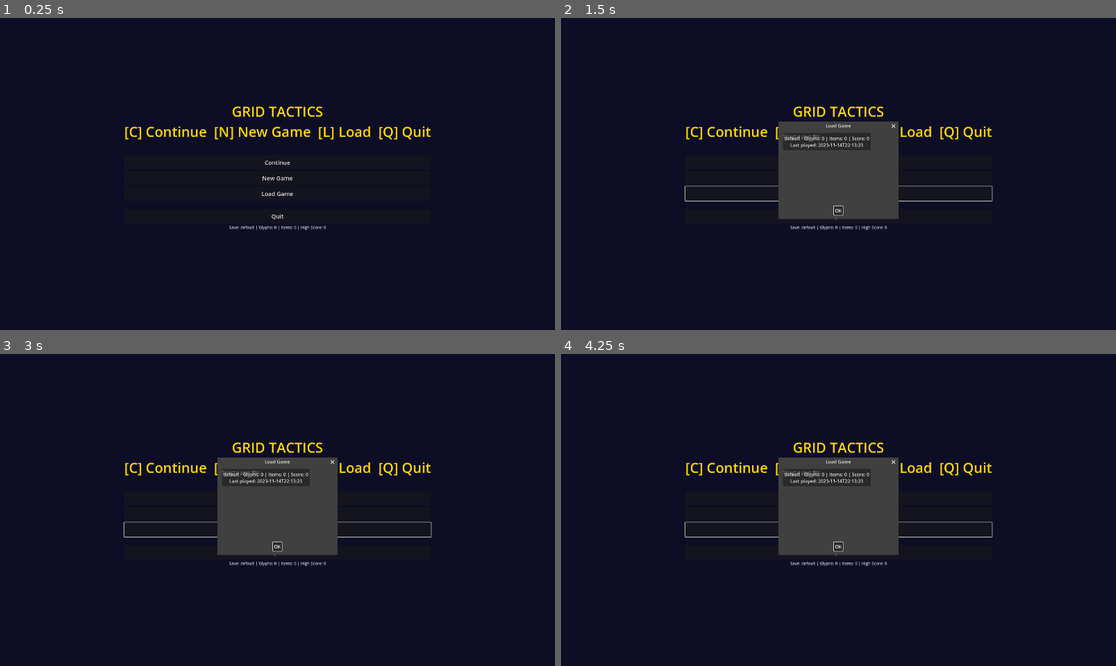
Above: before the commit, frames 1-4 (two rows, left to right).
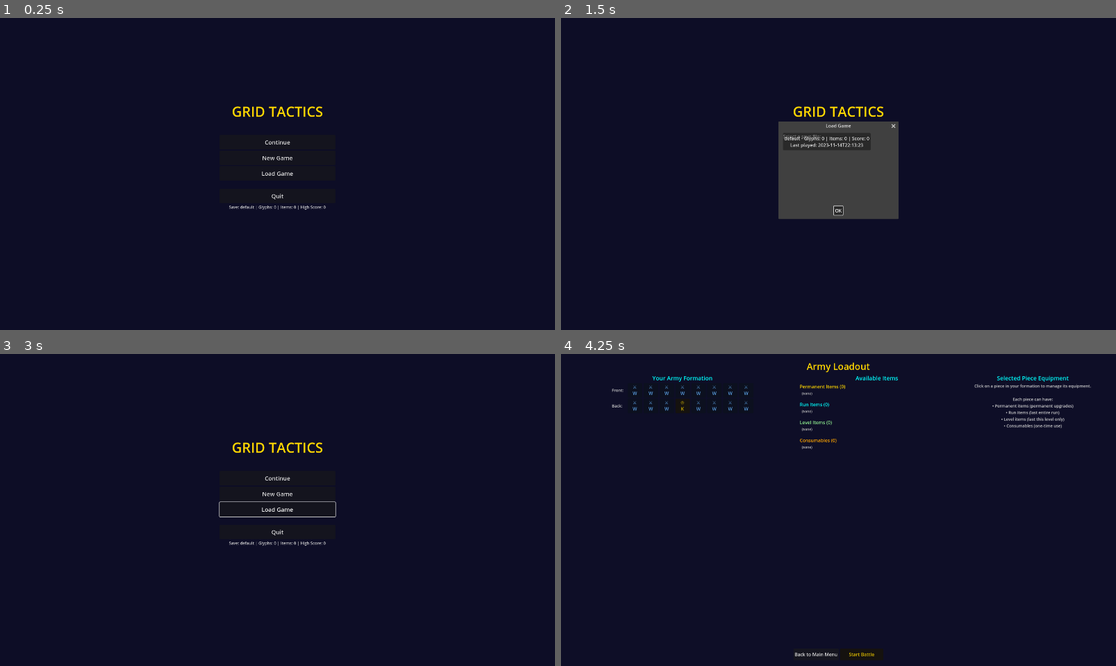
Above: after the commit, the same moments.

Repository: charlesbalcony/grid-game2.0
Game: Godot game, scene res://scenes/MainMenu.tscn
Same seed, same stepped clock (60 frames per second), same inputs: the game is played once before the commit and once after it.
Inputs:
- Up to frame 1 (0.25 s): no input
- Up to frame 2 (1.5 s): click "Load Game" at 0.5 s; click "New Game" at 1.25 s
- Up to frame 3 (3 s): click "New Game" at 2 s; click "Continue" at 2.75 s
- Up to frame 4 (4.25 s): click "Continue" at 3.5 s

The runs differ from the first frame. In frame 1, 1.2% of the frame differs, in the area x 22-78%, y 34-68%; in frame 2, 0.8%; in frame 3, 7.1%; in frame 4, 9.2%, in the area x 9-96%, y 2-97%.

Commit message:
fixing menu flow

Diff:
--- a/my-first-game/scenes/LoadoutMenu.tscn
+++ b/my-first-game/scenes/LoadoutMenu.tscn
@@ -98,6 +98,11 @@
 layout_mode = 2
 alignment = 1
 
+[node name="BackToMenuButton" type="Button" parent="MainContainer/ButtonsContainer"]
+layout_mode = 2
+text = "Back to Main Menu"
+custom_minimum_size = Vector2(150, 40)
+
 [node name="StartBattleButton" type="Button" parent="MainContainer/ButtonsContainer"]
 layout_mode = 2
 text = "Start Battle"
--- a/my-first-game/scenes/MainMenu.tscn
+++ b/my-first-game/scenes/MainMenu.tscn
@@ -35,12 +35,11 @@
 offset_bottom = 250.0
 grow_horizontal = 2
 grow_vertical = 2
-mouse_filter = 2
+mouse_filter = 1
 
 [node name="Title" type="Label" parent="MenuContainer"]
 layout_mode = 2
-text = "GRID TACTICS
-[C] Continue  [N] New Game  [L] Load  [Q] Quit"
+text = "GRID TACTICS"
 horizontal_alignment = 1
 vertical_alignment = 1
 
@@ -51,16 +50,19 @@
 
 [node name="ContinueButton" type="Button" parent="MenuContainer"]
 layout_mode = 2
+mouse_filter = 0
 text = "Continue"
 custom_minimum_size = Vector2(0, 50)
 
 [node name="NewGameButton" type="Button" parent="MenuContainer"]
 layout_mode = 2
+mouse_filter = 0
 text = "New Game"
 custom_minimum_size = Vector2(0, 50)
 
 [node name="LoadGameButton" type="Button" parent="MenuContainer"]
 layout_mode = 2
+mouse_filter = 0
 text = "Load Game"
 custom_minimum_size = Vector2(0, 50)
 
@@ -71,6 +73,7 @@
 
 [node name="QuitButton" type="Button" parent="MenuContainer"]
 layout_mode = 2
+mouse_filter = 0
 text = "Quit"
 custom_minimum_size = Vector2(0, 50)
 
--- a/my-first-game/scripts/GameBoard.gd
+++ b/my-first-game/scripts/GameBoard.gd
@@ -10,7 +10,6 @@
 const GameBoardAI = preload("res://scripts/components/GameBoardAI.gd")
 const ArmyManager = preload("res://scripts/systems/ArmyManager.gd")
 const Army = preload("res://scripts/systems/Army.gd")
-const HighScoreManager = preload("res://scripts/systems/HighScoreManager.gd")
 const GlyphManager = preload("res://scripts/systems/GlyphManager.gd")
 const ShopManager = preload("res://scripts/systems/ShopManager.gd")
 const LoadoutManager = preload("res://scripts/systems/LoadoutManager.gd")
@@ -29,7 +28,6 @@
 var ui_manager
 var ai_system
 var army_manager
-var high_score_manager
 var glyph_manager
 var shop_manager
 var loadout_manager
@@ -44,6 +42,9 @@
 var glyph_label = null
 var ai_timer = null  # Store AI timer to cancel if needed
 
+# Track current level in this run
+var current_level = 1
+
 func _ready():
 	# Enforce fullscreen mode for consistent UI layout
 	if DisplayServer.window_get_mode() != DisplayServer.WINDOW_MODE_FULLSCREEN:
@@ -65,13 +66,6 @@
 	# Initialize components
 	initialize_components()
 
-	# Initialize high score manager
-	high_score_manager = HighScoreManager.new()
-	add_child(high_score_manager)
-
-	# Connect to high score updates
-	high_score_manager.high_score_updated.connect(_on_high_score_updated)
-
 	# Initialize glyph manager
 	glyph_manager = GlyphManager.new()
 	add_child(glyph_manager)
@@ -79,6 +73,11 @@
 	# Connect to glyph updates
 	glyph_manager.glyphs_changed.connect(_on_glyphs_changed)
 	glyph_manager.glyph_reward.connect(_on_glyph_reward)
+
+	# Load glyphs from GameState
+	if GameState:
+		glyph_manager.current_glyphs = GameState.current_glyphs
+		print("GameBoard: Loaded ", GameState.current_glyphs, " glyphs from GameState")
 
 	# Initialize shop manager
 	shop_manager = ShopManager.new()
@@ -122,6 +121,10 @@
 	# Now that game_manager is available, set it in the input handler
 	if input_handler and game_manager:
 		input_handler.set_game_manager(game_manager)
+
+	# Initialize current level from army_manager
+	if army_manager:
+		current_level = army_manager.get_current_level()
 
 	# Update high score display
 	update_high_score_display()
@@ -531,29 +534,45 @@
 		army_manager.advance_to_next_army()
 		print("Player won - Advanced to next army level")
 
-		# Update high score tracking
-		if high_score_manager:
-			var new_level = army_manager.get_current_level()
-			high_score_manager.update_current_level(new_level)
-			high_score_manager.increment_battles_won()
+		# Update high score tracking via GameState
+		var new_level = army_manager.get_current_level()
+		current_level = new_level
+
+		# Update high score if this is a new record
+		if GameState and GameState.save_manager:
+			var old_high_score = GameState.save_manager.get_high_score("classic")
+			if current_level > old_high_score:
+				GameState.save_manager.set_high_score("classic", current_level)
+				print("NEW HIGH SCORE! Reached Level ", current_level)
+				GameState.save_current()  # Save immediately when high score is set
+				update_high_score_display()
 
 		# Check for glyph recovery when advancing
 		if glyph_manager:
 			var completed_level = old_level  # The level we just completed
 			glyph_manager.check_glyph_recovery(completed_level)
 
+			# Sync glyphs to GameState and save
+			GameState.current_glyphs = glyph_manager.get_current_glyphs()
+			GameState.save_current()
+			print("GameBoard: Saved game after completing level ", completed_level)
+
 	elif winner.to_lower() != "player" and army_manager:
 		army_manager.reset_to_first_army()
 		print("Player defeated - Army reset to Level 1")
 
-		# Reset current level but keep high score
-		if high_score_manager:
-			high_score_manager.reset_current_level()
-			high_score_manager.increment_games_played()
+		# Reset current level (high score persists in save)
+		current_level = 1
+		update_high_score_display()
 
 		# Lose glyphs when defeated
 		if glyph_manager:
 			glyph_manager.lose_glyphs(old_level)
+
+			# Sync glyphs to GameState and save (loss is also saved)
+			GameState.current_glyphs = glyph_manager.get_current_glyphs()
+			GameState.save_current()
+			print("GameBoard: Saved game after defeat at level ", old_level)
 
 	var new_level = army_manager.get_current_level() if army_manager else 1
 	print("Restarting battle with current army: ", army_manager.get_current_army().army_name)
@@ -613,12 +632,12 @@
 		ui_manager.reset_input_blocking()
 
 	# Army should already be reset to level 1 by the caller
-	var current_level = army_manager.get_current_level() if army_manager else 1
-	print("Restarting battle at level: ", current_level)
+	var level_for_restart = army_manager.get_current_level() if army_manager else 1
+	print("Restarting battle at level: ", level_for_restart)
 
 	# Update AI difficulty for level 1
 	if ai_system:
-		if current_level == 1:
+		if level_for_restart == 1:
 			ai_system.set_difficulty_mode("easy")
 		else:
 			ai_system.set_difficulty_mode("medium")
@@ -675,20 +694,15 @@
 
 func update_high_score_display():
 	"""Update the high score display with current stats"""
-	if high_score_label and high_score_manager:
-		var current_level = high_score_manager.get_current_level()
-		var high_score = high_score_manager.get_high_score()
-		var games_played = high_score_manager.get_games_played()
-
-		# Format: "Level 2/4 | Games: 5 | Record: Level 4"
-		high_score_label.text = "Level %d/%d | Games: %d | Record: Level %d" % [current_level, high_score, games_played, high_score]
+	if high_score_label:
+		var high_score = 1
+		if GameState and GameState.save_manager:
+			high_score = GameState.save_manager.get_high_score("classic")
+
+		# Format: "Level 2/4 | Record: Level 4"  (removed games_played)
+		high_score_label.text = "Level %d | Record: Level %d" % [current_level, high_score]
 	elif high_score_label:
-		high_score_label.text = "High Score: Level 1"
-
-func _on_high_score_updated(new_high_score: int):
-	"""Handle high score updates"""
-	print("NEW HIGH SCORE ACHIEVED: Level ", new_high_score)
-	update_high_score_display()
+		high_score_label.text = "Level 1 | Record: Level 1"
 
 func _on_glyphs_changed(current_glyphs: int, stuck_glyphs: int, stuck_level: int):
 	"""Handle glyph count updates"""
@@ -747,10 +761,9 @@
 	if army_manager:
 		army_manager.reset_to_first_army()
 
-	# Reset current level but keep high score
-	if high_score_manager:
-		high_score_manager.reset_current_level()
-		high_score_manager.increment_games_played()
+	# Reset current level (high score persists in GameState save)
+	current_level = 1
+	update_high_score_display()
 
 	# Clear run-specific items but keep permanent ones
 	if loadout_manager:
--- a/my-first-game/scripts/LoadoutMenu.gd
+++ b/my-first-game/scripts/LoadoutMenu.gd
@@ -8,6 +8,7 @@
 @onready var formation_container = $MainContainer/ContentContainer/FormationSection/FormationContainer
 @onready var items_container = $MainContainer/ContentContainer/ItemsSection/ItemsContainer/ItemsContent
 @onready var loadout_container = $MainContainer/ContentContainer/LoadoutSection/LoadoutContainer/LoadoutContent
+@onready var back_to_menu_button = $MainContainer/ButtonsContainer/BackToMenuButton
 @onready var start_battle_button = $MainContainer/ButtonsContainer/StartBattleButton
 @onready var title_label = $MainContainer/Title
 @onready var formation_title = $MainContainer/ContentContainer/FormationSection/FormationTitle
@@ -91,6 +92,9 @@
 	print("LoadoutMenu: anchors: ", anchor_left, ",", anchor_top, ",", anchor_right, ",", anchor_bottom)
 
 	# Connect button signals
+	if back_to_menu_button:
+		back_to_menu_button.pressed.connect(_on_back_to_menu_pressed)
+
 	if start_battle_button:
 		start_battle_button.pressed.connect(_on_start_battle_button_pressed)
 		print("LoadoutMenu: Start battle button connected")
@@ -138,6 +142,8 @@
 		loadout_title.add_theme_color_override("font_color", Color.CYAN)
 
 	# Button styling
+	if back_to_menu_button:
+		back_to_menu_button.add_theme_font_size_override("font_size", 16)
 	if start_battle_button:
 		start_battle_button.add_theme_font_size_override("font_size", 16)
 		start_battle_button.modulate = Color.GOLD
@@ -667,6 +673,12 @@
 	if selected_piece_data:
 		show_piece_loadout(generate_piece_id(selected_piece_pos, selected_piece_data.type), selected_piece_data)
 
+func _on_back_to_menu_pressed():
+	# Save and return to main menu
+	print("LoadoutMenu: Returning to main menu")
+	GameState.save_current()
+	get_tree().change_scene_to_file("res://scenes/MainMenu.tscn")
+
 func _on_start_battle_button_pressed():
 	# Handle start battle button press
 	print("LoadoutMenu: Starting battle, returning to main game scene")
--- a/my-first-game/scripts/MainMenu.gd
+++ b/my-first-game/scripts/MainMenu.gd
@@ -16,77 +16,30 @@
 	# Enforce fullscreen
 	if DisplayServer.window_get_mode() != DisplayServer.WINDOW_MODE_FULLSCREEN:
 		DisplayServer.window_set_mode(DisplayServer.WINDOW_MODE_FULLSCREEN)
-		print("MainMenu: Set fullscreen mode")
 
 	# Wait for tree to be ready
 	await get_tree().process_frame
-
-	print("MainMenu: Tree ready, connecting buttons")
 
 	# Connect buttons
 	if continue_button:
 		continue_button.pressed.connect(_on_continue_pressed)
-		print("MainMenu: Continue button connected")
-	else:
-		print("MainMenu: ERROR - continue_button is null!")
-
 	if new_game_button:
 		new_game_button.pressed.connect(_on_new_game_pressed)
-		print("MainMenu: New game button connected")
-	else:
-		print("MainMenu: ERROR - new_game_button is null!")
-
 	if load_game_button:
 		load_game_button.pressed.connect(_on_load_game_pressed)
-		print("MainMenu: Load game button connected")
-	else:
-		print("MainMenu: ERROR - load_game_button is null!")
-
 	if quit_button:
 		quit_button.pressed.connect(_on_quit_pressed)
-		print("MainMenu: Quit button connected")
-	else:
-		print("MainMenu: ERROR - quit_button is null!")
 
 	# Style the menu
 	setup_styling()
 
-	print("MainMenu: About to update save info")
 	# Update save info
 	update_save_info()
-	print("MainMenu: Save info updated")
 
 	# Check if we have a save to continue from
 	if GameState and GameState.save_manager:
 		if not GameState.save_manager.save_exists(GameState.current_save_name):
 			continue_button.disabled = true
-			print("MainMenu: No save exists, disabling continue button")
-		else:
-			print("MainMenu: Save exists, continue button enabled")
-	else:
-		print("MainMenu: ERROR - GameState or save_manager is null!")
-
-	# Ensure input processing is enabled
-	set_process_input(true)
-	set_process_unhandled_input(true)
-
-	print("MainMenu: _ready() complete")
-
-func _process(_delta):
-	# Keyboard shortcuts since mouse isn't working
-	if Input.is_key_pressed(KEY_C):
-		_on_continue_pressed()
-	if Input.is_key_pressed(KEY_N):
-		_on_new_game_pressed()
-	if Input.is_key_pressed(KEY_L):
-		_on_load_game_pressed()
-	if Input.is_key_pressed(KEY_Q) or Input.is_key_pressed(KEY_ESCAPE):
-		_on_quit_pressed()
-
-func _input(event):
-	print("MainMenu: _input called with event: ", event)
-	if event is InputEventMouseButton:
-		print("MainMenu: Mouse click detected at: ", event.position, " pressed: ", event.pressed)
 
 func setup_styling():
 	# Title
@@ -99,7 +52,6 @@
 		if button:
 			button.add_theme_font_size_override("font_size", 20)
 			button.focus_mode = Control.FOCUS_ALL
-			print("MainMenu: Styled button: ", button.name)
 
 	# Save info
 	if save_info_label:
@@ -123,42 +75,63 @@
 		save_info_label.text = "No save file found"
 
 func _on_continue_pressed():
-	print("MainMenu: Continue button PRESSED!")
 	print("MainMenu: Continue game")
-	# Load the existing save and go to loadout menu
 	GameState.load_save(GameState.current_save_name)
 	get_tree().change_scene_to_file("res://scenes/LoadoutMenu.tscn")
 
 func _on_new_game_pressed():
-	print("MainMenu: New Game button PRESSED!")
 	print("MainMenu: New game")
-	# Show dialog to create new save or overwrite
 	show_new_game_dialog()
 
 func _on_load_game_pressed():
-	print("MainMenu: Load Game button PRESSED!")
 	print("MainMenu: Load game")
-	# Show load game dialog
 	show_load_game_dialog()
 
 func _on_quit_pressed():
-	print("MainMenu: Quit button PRESSED!")
 	print("MainMenu: Quit game")
-	# Save before quitting
 	GameState.save_current()
 	get_tree().quit()
 
 func show_new_game_dialog():
 	var dialog = ConfirmationDialog.new()
-	dialog.dialog_text = "Start a new game? This will reset your current progress."
+	dialog.dialog_text = "Enter a name for your new save file:"
 	dialog.title = "New Game"
+	dialog.min_size = Vector2(400, 150)
+
+	# Add text input for save name
+	var vbox = VBoxContainer.new()
+	vbox.add_theme_constant_override("separation", 10)
+
+	var label = Label.new()
+	label.text = "Save Name:"
+	vbox.add_child(label)
+
+	var line_edit = LineEdit.new()
+	line_edit.text = "save_" + str(Time.get_unix_time_from_system())
+	line_edit.placeholder_text = "Enter save name..."
+	line_edit.custom_minimum_size = Vector2(300, 40)
+	vbox.add_child(line_edit)
+
+	dialog.add_child(vbox)
 
 	dialog.confirmed.connect(func():
-		# Reset current save or create new one
-		GameState.create_new_save("default")
-		GameState.start_new_run()
-		get_tree().change_scene_to_file("res://scenes/LoadoutMenu.tscn")
-		dialog.queue_free()
+		var save_name = line_edit.text.strip_edges()
+		if save_name.is_empty():
+			save_name = "save_" + str(Time.get_unix_time_from_system())
+
+		# Check if save already exists
+		if GameState.save_manager.save_exists(save_name):
+			print("MainMenu: Save already exists, asking for overwrite confirmation")
+			show_overwrite_confirmation(save_name)
+			dialog.queue_free()
+		else:
+			# Create new save with the given name
+			print("MainMenu: Creating new save: ", save_name)
+			GameState.create_new_save(save_name)
+			GameState.start_new_run()
+			update_save_info()
+			get_tree().change_scene_to_file("res://scenes/LoadoutMenu.tscn")
+			dialog.queue_free()
 	)
 
 	dialog.canceled.connect(func(): dialog.queue_free())
@@ -213,3 +186,25 @@
 	add_child(dialog)
 	dialog.popup_centered()
 	dialog.confirmed.connect(func(): dialog.queue_free())
+
+func show_overwrite_confirmation(save_name: String):
+	var confirm = ConfirmationDialog.new()
+	confirm.dialog_text = "A save named '" + save_name + "' already exists. Overwrite it?"
+	confirm.title = "Overwrite Save?"
+
+	confirm.confirmed.connect(func():
+		print("MainMenu: Overwriting save: ", save_name)
+		GameState.create_new_save(save_name)
+		GameState.start_new_run()
+		update_save_info()
+		get_tree().change_scene_to_file("res://scenes/LoadoutMenu.tscn")
+		confirm.queue_free()
+	)
+
+	confirm.canceled.connect(func():
+		confirm.queue_free()
+		show_new_game_dialog()  # Show the save name dialog again
+	)
+
+	add_child(confirm)
+	confirm.popup_centered()
--- a/my-first-game/scripts/systems/SaveManager.gd
+++ b/my-first-game/scripts/systems/SaveManager.gd
@@ -16,11 +16,6 @@
 	"high_scores": {
 		"classic": 0,
 		"endless": 0
-	},
-	"stats": {
-		"games_played": 0,
-		"total_kills": 0,
-		"total_deaths": 0
 	}
 }
 
@@ -170,11 +165,6 @@
 		"high_scores": {
 			"classic": 0,
 			"endless": 0
-		},
-		"stats": {
-			"games_played": 0,
-			"total_kills": 0,
-			"total_deaths": 0
 		}
 	}
 	return save_game(save_name)
@@ -200,10 +190,3 @@
 	if not current_save_data.has("high_scores"):
 		current_save_data["high_scores"] = {}
 	current_save_data["high_scores"][mode] = score
-
-func increment_stat(stat_name: String, amount: int = 1):
-	if not current_save_data.has("stats"):
-		current_save_data["stats"] = {}
-	if not current_save_data["stats"].has(stat_name):
-		current_save_data["stats"][stat_name] = 0
-	current_save_data["stats"][stat_name] += amount
